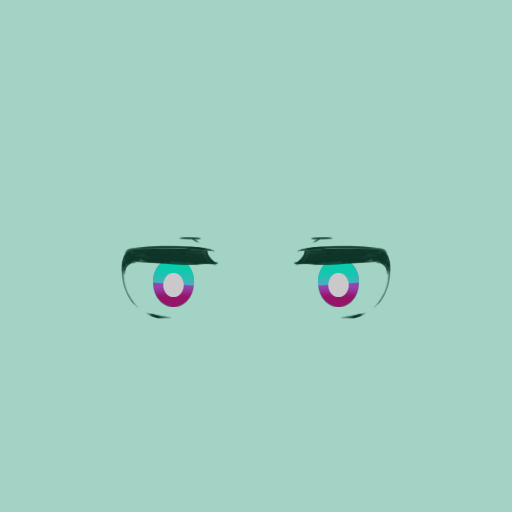
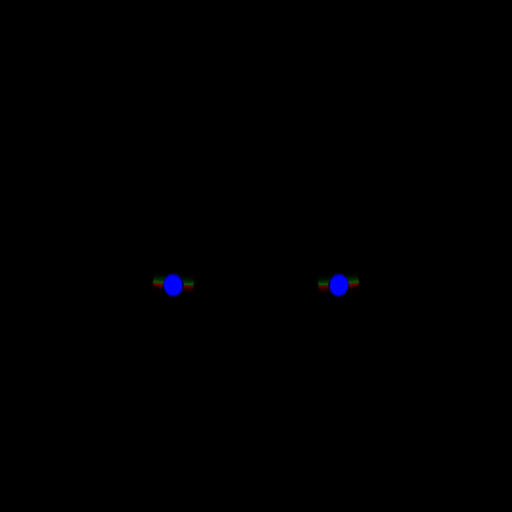
Two versions of the same layered image (512x512). Layer-by-layer changes:
showed group "Emiss" (14 layers) over [left=0, top=0, right=512, bottom=512]
added layer "图层 38" in group "R" over [left=0, top=0, right=256, bottom=512]
added layer "图层 37" in group "R" over [left=0, top=0, right=512, bottom=512]
